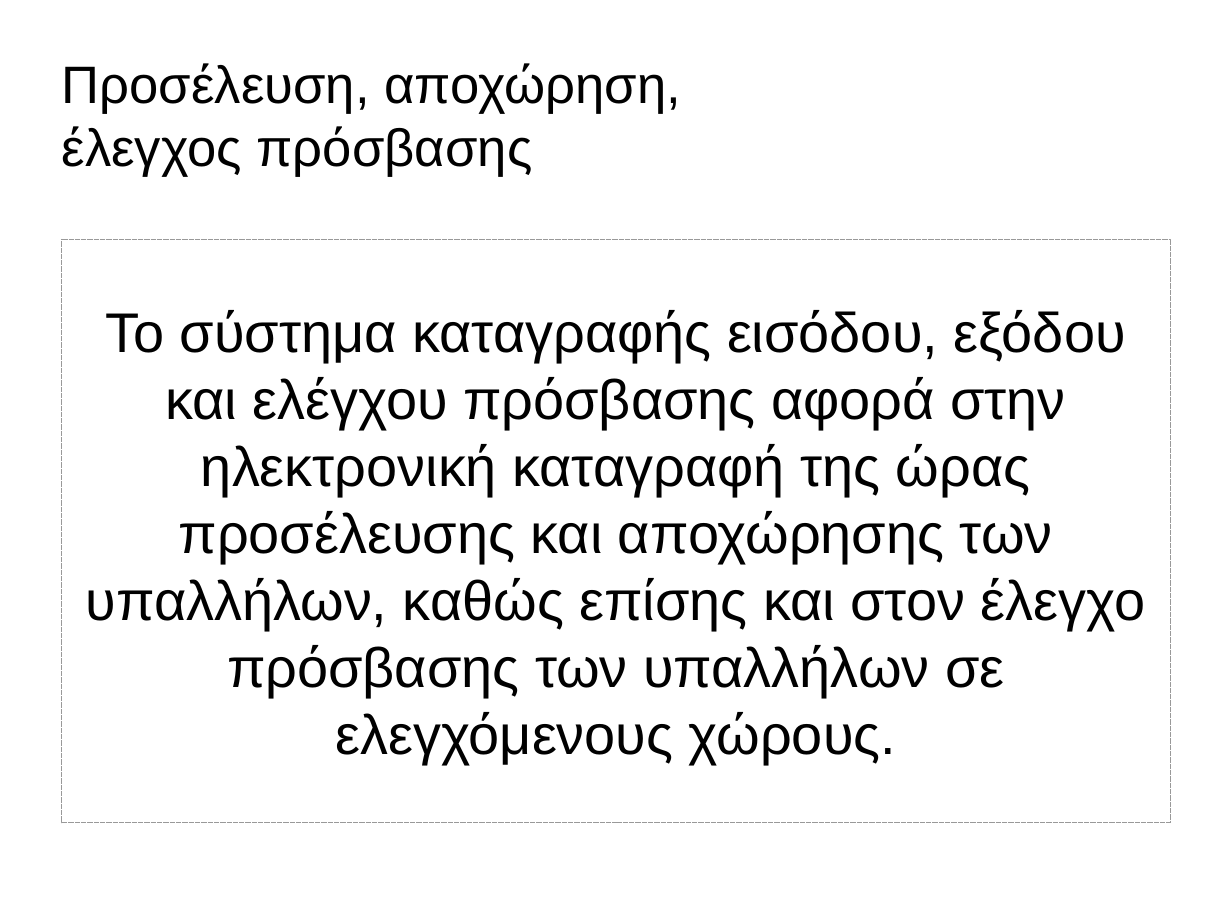
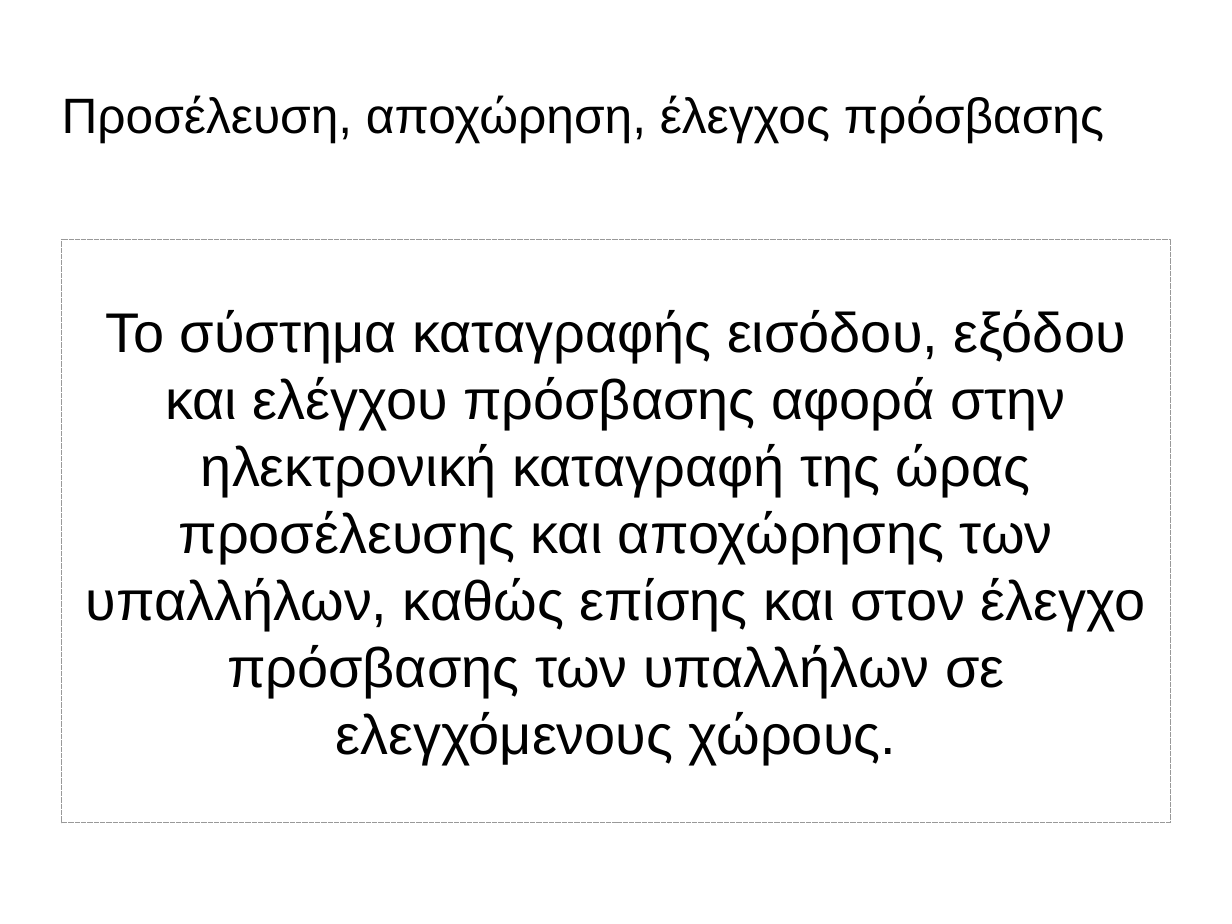
Before and after one commit to panos1962/letrak, a slide deck: slide 1 of misc/isagogi.odp. Drawn at 1232x924 pixels with LibreOffice and Linux fonts; fonts in the diff are those of the drawing; background and template pictures are left out. Boxes give left, top, right and bottom in pixels: in the first picture for what was removed or moved away, otherwise in the second. Text is boxed around its words. In the diff, an @@ line names an element or a change of style, - is before the commit and + after.

```diff
--- a/misc/isagogi.odp
+++ b/misc/isagogi.odp
@@ title "Προσέλευση, αποχώρηση, έλεγχος πρόσβασης" at [62,95,1104,143]: size 33.9 to 32 pt @@
```
Also in this commit, not shown: 1 other slide changed.
